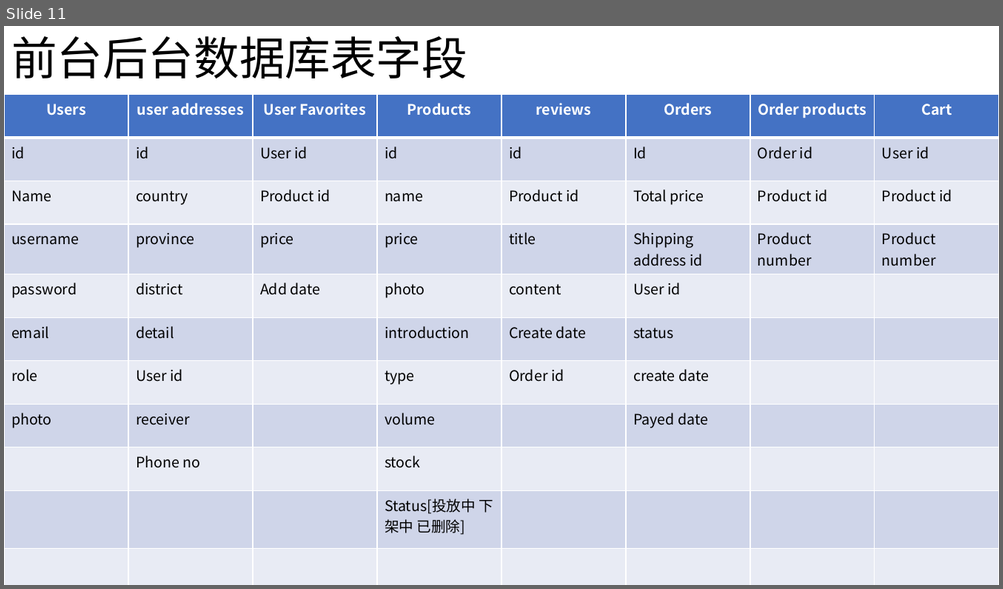
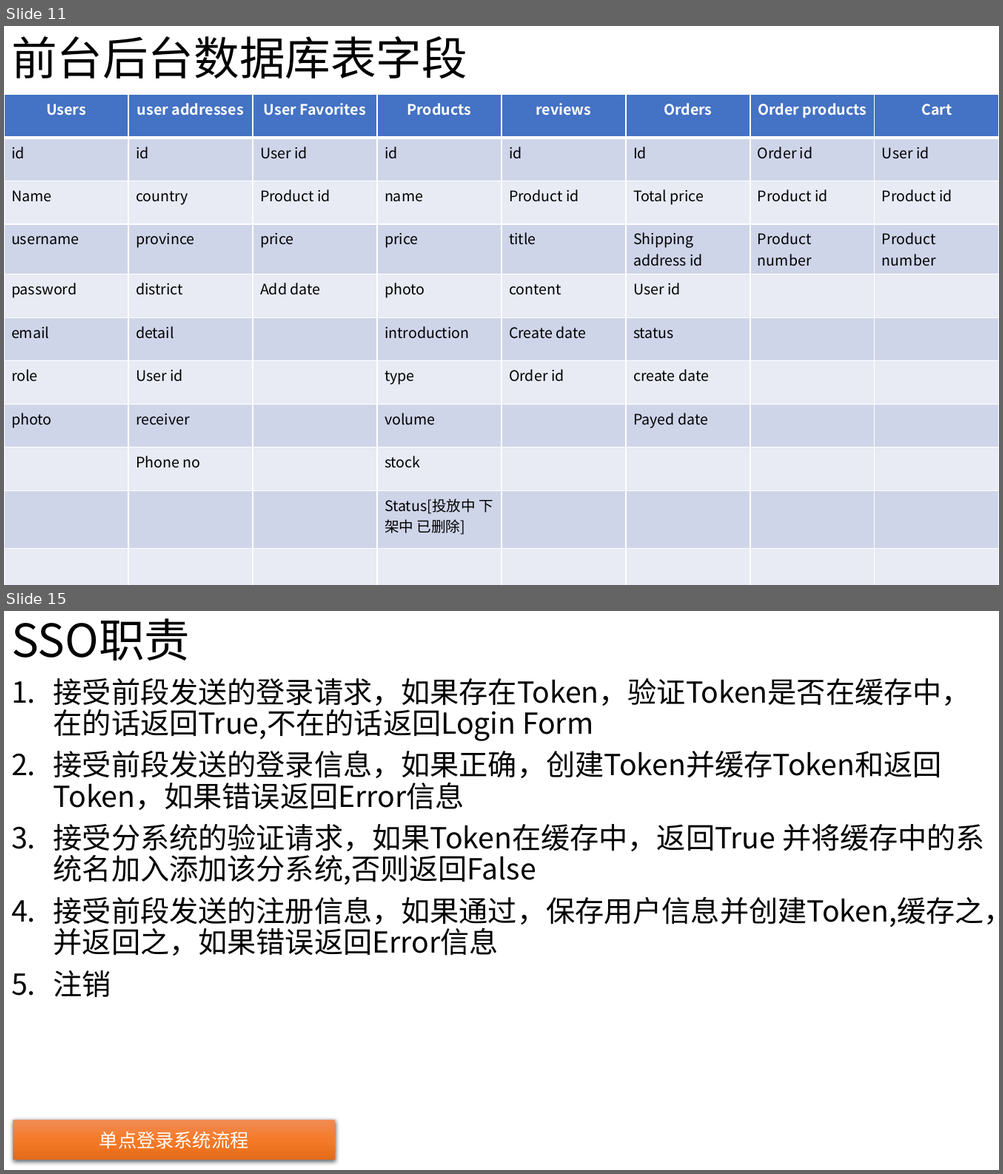
Before and after one commit to n490808114/Java_Shopping_System, a slide deck: Shop Web.pptx. Shown one above the other, each under a label of ours: slide 11 before the commit, slides 11 and 15 after it; the slides between them are not shown. The pictures are 1003x589 and 1003x1174 pixels, drawn with LibreOffice and Linux fonts; fonts in the diff are those of the drawing. Boxes give left, top, right and bottom in pixels: in the first picture for what was removed or moved away, otherwise in the second. Text is boxed around its words. In the diff, an @@ line names an element or a change of style, - is before the commit and + after.

```diff
--- a/Shop Web.pptx
+++ b/Shop Web.pptx
@@ slide 15 added at <box>4,611,999,1170</box>, background #FFFFFF @@
@@ title added at <box>11,618,190,661</box>, 44 pt, text #000000 @@
+SSO职责
@@ text added at <box>54,678,999,997</box>, 28 pt, text #000000 @@
+1. 接受前段发送的登录请求，如果存在Token，验证Token是否在缓存中，在的话返回True,不在的话返回Login Form
+2. 接受前段发送的登录信息，如果正确，创建Token并缓存Token和返回Token，如果错误返回Error信息
+3. 接受分系统的验证请求，如果Token在缓存中，返回True 并将缓存中的系统名加入添加该分系统,否则返回False
+4. 接受前段发送的注册信息，如果通过，保存用户信息并创建Token,缓存之，并返回之，如果错误返回Error信息
+5. 注销
@@ rectangle added at <box>13,1120,335,1160</box>, fill gradient #F18C57 to #F67B28 to #E56C19, 18 pt, text #FFFFFF @@
+单点登录系统流程
```
Also in this commit, not shown: 4 other slides added, 1 slide removed, 15 other files.
